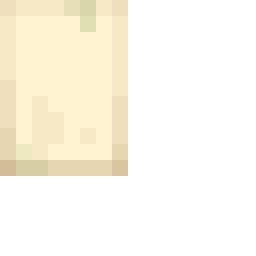
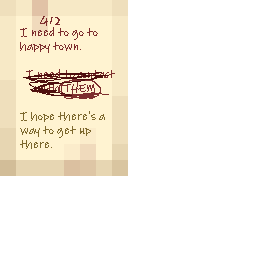
Revision of a layered 256 × 256 image; what changed, layer by layer:
showed "412 p2b", painted on it over [16,72,109,145]
showed "412 p2" over [20,16,115,149]
showed "page_2_base" over [16,0,115,176]
hid "图层 1" over [16,0,115,176]
